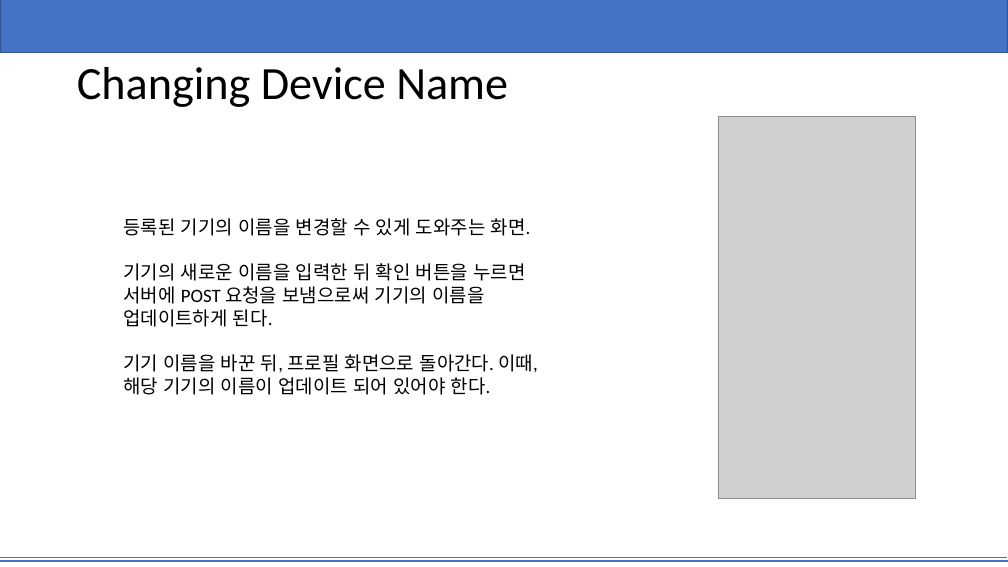
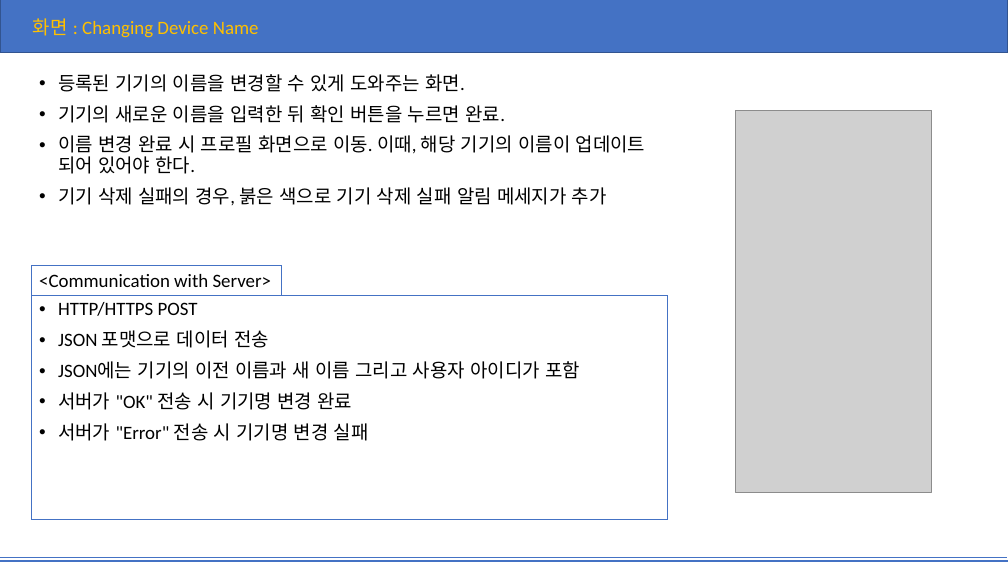
Before and after one commit to yjin910/Technonia_i_app, a slide deck: slide 11 of TEMS.pptx (slide 18 before the commit). Drawn at 1008x567 pixels with LibreOffice and Linux fonts; fonts in the diff are those of the drawing; grey boxes stand for pictures. Boxes give left, top, right and bottom in pixels: in the first picture for what was removed or moved away, otherwise in the second. Text is boxed around its words. In the diff, an @@ line names an element or a change of style, - is before the commit and + after.

```diff
--- a/TEMS.pptx
+++ b/TEMS.pptx
@@ text added at box(33, 18, 259, 38), 18 pt, text #FFC000 @@
+화면 : Changing Device Name
@@ text "등록된 기기의 이름을 변경할 수 ...": place and size @@
-text "등록된 기기의 이름을 변경할 수 ..." at box(123, 218, 537, 395)
+text "등록된 기기의 이름을 변경할 수 ..." at box(58, 74, 646, 205)
@@ text at box(58, 74, 465, 92): bullet none to •; line spacing 1 to 0.9; more space between paragraphs @@
@@ title removed at box(77, 67, 508, 107) @@
-Changing Device Name
@@ text at box(58, 105, 646, 205): text changed @@
-기기의 새로운 이름을 입력한 뒤 확인 버튼을 누르면 서버에 POST 요청을 보냄으로써 기기의 이름을 업데이트하게 된다.
-기기 이름을 바꾼 뒤, 프로필 화면으로 돌아간다. 이때, 해당 기기의 이름이 업데이트 되어 있어야 한다.
+• 기기의 새로운 이름을 입력한 뒤 확인 버튼을 누르면 완료.
+• 이름 변경 완료 시 프로필 화면으로 이동. 이때, 해당 기기의 이름이 업데이트 되어 있어야 한다.
+• 기기 삭제 실패의 경우, 붉은 색으로 기기 삭제 실패 알림 메세지가 추가
@@ picture: place and size @@
-picture at box(718, 116, 915, 498)
+picture at box(735, 110, 932, 492)
@@ rectangle added at box(32, 265, 282, 296), outline #4472C4 0.75 pt, 18 pt, text #000000 @@
+<Communication with Server>
@@ rectangle added at box(32, 296, 668, 520), outline #4472C4 0.75 pt, 18 pt, text #000000 @@
+• HTTP/HTTPS POST
+• JSON 포맷으로 데이터 전송
+• JSON에는 기기의 이전 이름과 새 이름 그리고 사용자 아이디가 포함
+• 서버가 "OK" 전송 시 기기명 변경 완료
+• 서버가 "Error" 전송 시 기기명 변경 실패
```
Also in this commit, not shown: 7 other slides changed, 6 slides added, 28 slides removed, 5 other files.
